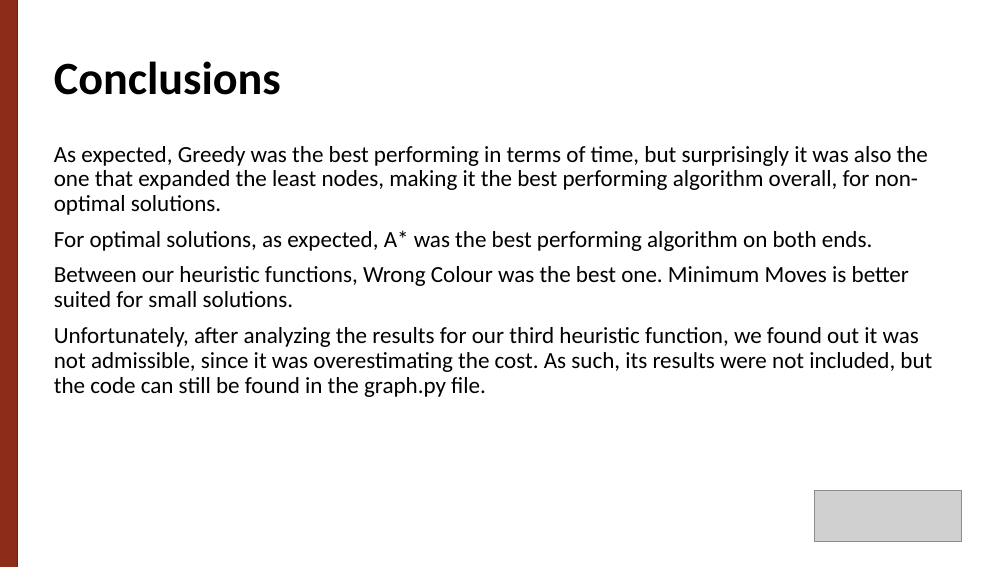
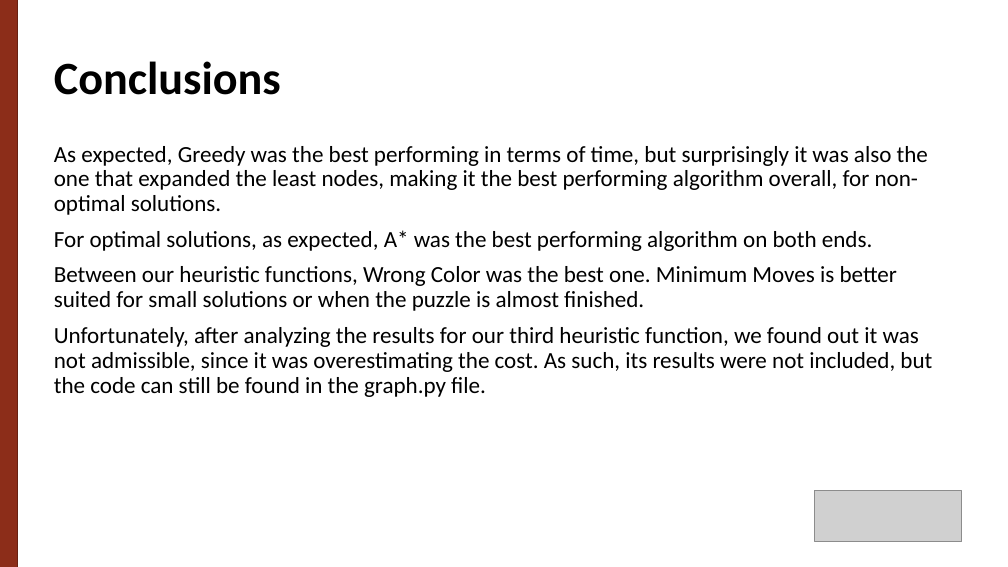
Before and after one commit to g-batalhao-a/IART, a slide deck: slide 10 of Project1/docs/Ball Sort Puzzle.pptx. Drawn at 1008x567 pixels with LibreOffice and Linux fonts; fonts in the diff are those of the drawing; grey boxes stand for pictures. Boxes give left, top, right and bottom in pixels: in the first picture for what was removed or moved away, otherwise in the second. Text is boxed around its words. In the diff, an @@ line names an element or a change of style, - is before the commit and + after.

```diff
--- a/Project1/docs/Ball Sort Puzzle.pptx
+++ b/Project1/docs/Ball Sort Puzzle.pptx
@@ text at box(54, 266, 897, 311): text changed @@
-Between our heuristic functions, Wrong Colour was the best one. Minimum Moves is better suited for small solutions.
+Between our heuristic functions, Wrong Color was the best one. Minimum Moves is better suited for small solutions or when the puzzle is almost finished.
```
Also in this commit, not shown: 5 other slides changed, 4 other files.
